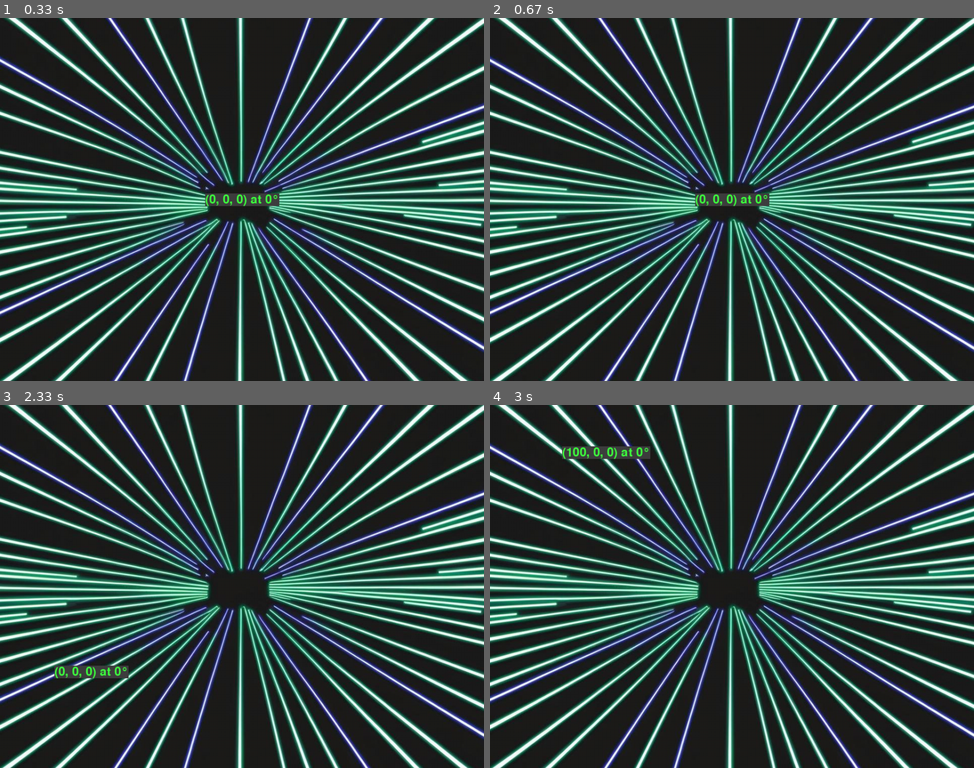
Above: before the commit, frames 1-4 (two rows, left to right).
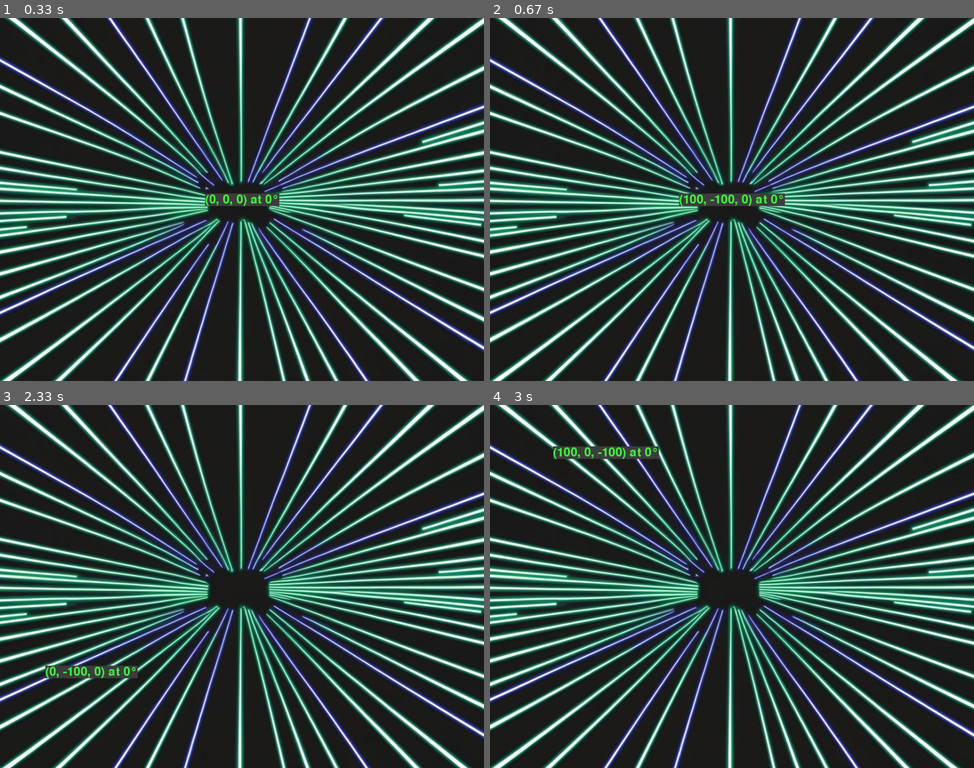
Above: after the commit, the same moments.

Repository: Awnder/cui
Game: pygame game, started from drones_class/pygame_visual.py
The game is run twice, just before and just after one commit, with the same random seed, the same clock (stepped at 60 frames per second) and the same inputs.
Inputs (mouse positions are in pixels of both pictures, inside the frame that each line leads up to):
- Up to frame 1 (0.33 s): no input
- Up to frame 2 (0.67 s): hold W from 0.33 s (still down); hold Right from 0.33 s (still down)
- Up to frame 3 (2.33 s): release W at 0.8 s; release Right at 0.8 s; hold Space 0.83-1.3 s; hold Right 0.83-1.3 s; click (242, 608) at 1.38 s; click (290, 666) at 1.72 s; hold Right from 2 s (still down); click (91, 669) at 2.08 s
- Up to frame 4 (3 s): release Right at 2.47 s; hold S 2.5-2.8 s; hold Up 2.5-2.8 s; click (911, 713) at 2.58 s; hold Ctrl from 2.83 s (still down); hold Up from 2.83 s (still down); click (606, 452) at 2.92 s

Frame 1 is identical in both runs. In frame 2, 0.5% of the frame differs, in the area x 39-61%, y 48-52%; in frame 3, 0.4%; in frame 4, 0.5%.

Commit message:
added wasd controls

Diff:
--- a/drones_class/pygame_visual.py
+++ b/drones_class/pygame_visual.py
@@ -55,8 +55,9 @@
 
         # Special one-time keys: SPACE -> 'boom' and ESC -> Quit
         if event.type == pygame.KEYDOWN:
-            if event.key == pygame.K_SPACE:
-                print("boom")
+            if event.key == pygame.K_c:
+                pass # turn on camera
+
             if event.key == pygame.K_ESCAPE:
                 running = False
 
@@ -73,21 +74,53 @@
     keys = pygame.key.get_pressed()
 
     # Full throttle all the time!
-    if keys[pygame.K_UP] and keys[pygame.K_DOWN]:
+    if (keys[pygame.K_UP] or keys[pygame.K_w]) and (keys[pygame.K_DOWN] or keys[pygame.K_s]):
         velocity_x = 0
-    elif keys[pygame.K_UP]:
+    elif (keys[pygame.K_UP] or keys[pygame.K_w]):
         velocity_x = 100
-    elif keys[pygame.K_DOWN]:
+    elif (keys[pygame.K_DOWN] or keys[pygame.K_s]):
         velocity_x = -100
     else:
         velocity_x = 0
 
+    if (keys[pygame.K_LEFT] or keys[pygame.K_a]) and (keys[pygame.K_RIGHT] or keys[pygame.K_d]):
+        velocity_y = 0
+    elif (keys[pygame.K_LEFT] or keys[pygame.K_a]):
+        velocity_y = 100
+    elif (keys[pygame.K_RIGHT] or keys[pygame.K_d]):
+        velocity_y = -100
+    else:
+        velocity_y = 0
+
+    if keys[pygame.K_SPACE] and keys[pygame.K_LCTRL]:
+        velocity_z = 0
+    elif keys[pygame.K_SPACE]:
+        velocity_z = 100
+    elif keys[pygame.K_LCTRL]:
+        velocity_z = -100
+    else:
+        velocity_z = 0
+
+
     # Send command to drone
     # drone.send_rc_control(velocity_x, velocity_y, velocity_z, rotation)
+
+    # get drone states
+    # battery = drone.get_battery()
+    # height = drone.get_height()
+    # temp = drone.get_temperature()
+
+    battery_surface = font.render(str(54), True, COLOR_GREEN, COLOR_GRAY)
+    battery_rect = battery_surface.get_rect()
+    # height = 50
+    # temp = 30
 
     # Place surfaces on the screen but don't display them (order matters)
     # Internally this will use depth calculations to create the final image
     screen.blit(background, (0, 0))
+    screen.blit(battery_surface, (10,10))
+    # screen.blit(height, (10, 40))
+    # screen.blit(temp, (10, 70))
     screen.blit(logo_surface, logo_rect)
 
 ################################################################################
